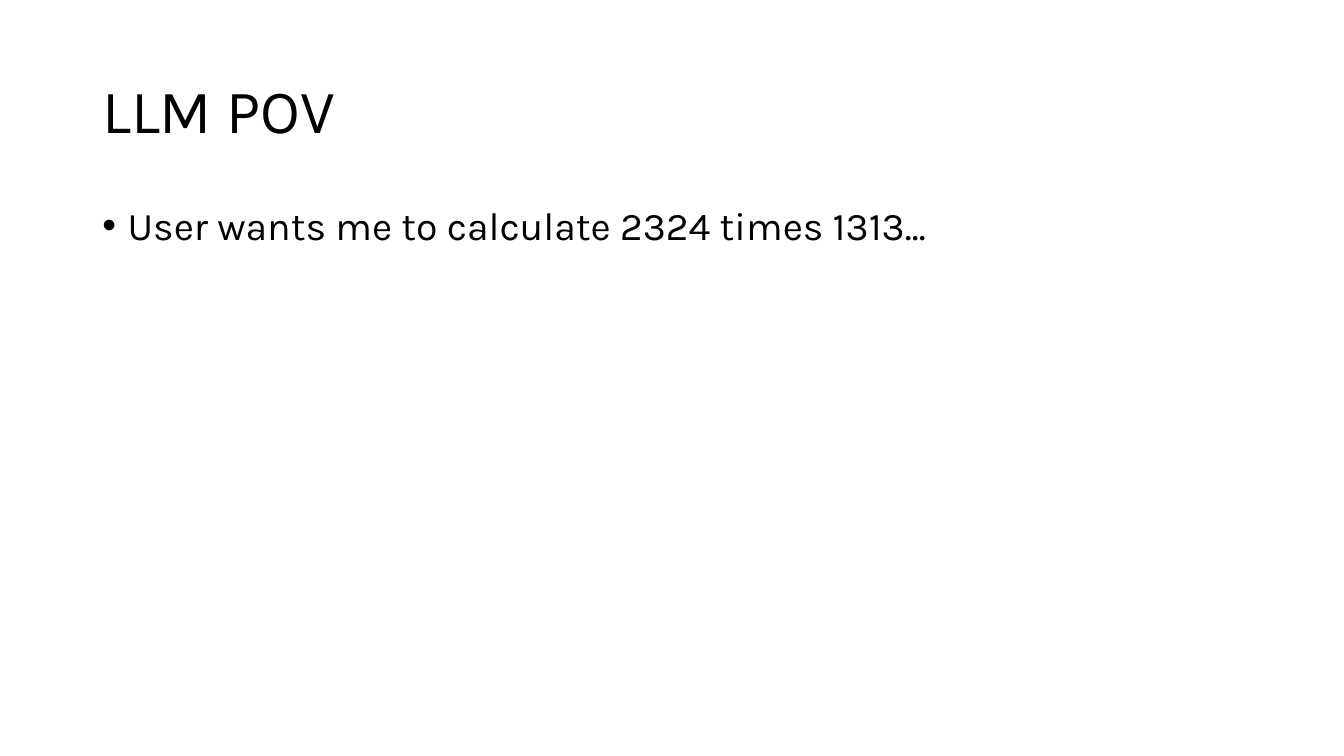
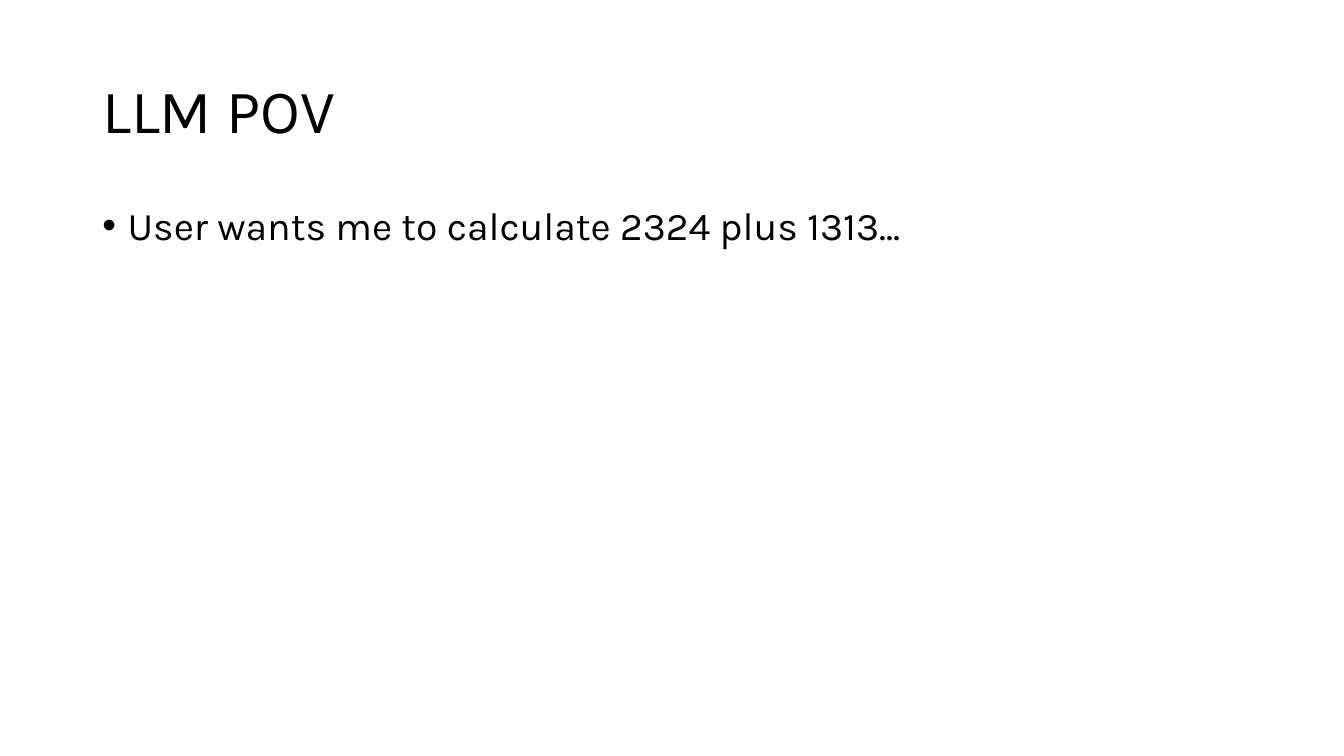
Before and after one commit to acceleratescience/large-language-models, a slide deck: slide 18 of slides/9-rag.pptx (slide 19 before the commit). Drawn at 1344x756 pixels with LibreOffice and Linux fonts; fonts in the diff are those of the drawing. Boxes give left, top, right and bottom in pixels: in the first picture for what was removed or moved away, otherwise in the second. Text is boxed around its words. In the diff, an @@ line names an element or a change of style, - is before the commit and + after.

```diff
--- a/slides/9-rag.pptx
+++ b/slides/9-rag.pptx
@@ text at [128, 213, 900, 250]: text changed @@
-• User wants me to calculate 2324 times 1313...
+• User wants me to calculate 2324 plus 1313...
```
Also in this commit, not shown: 5 other slides changed, 1 slide removed.
